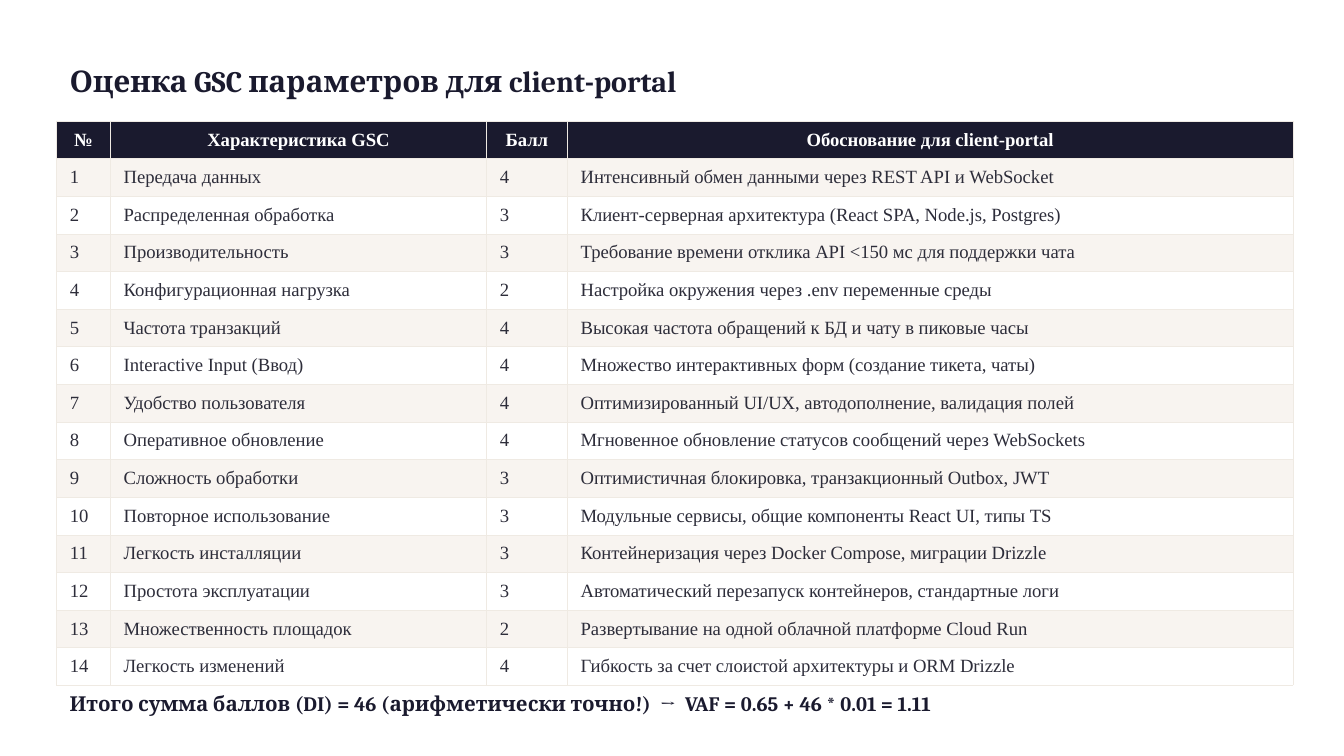
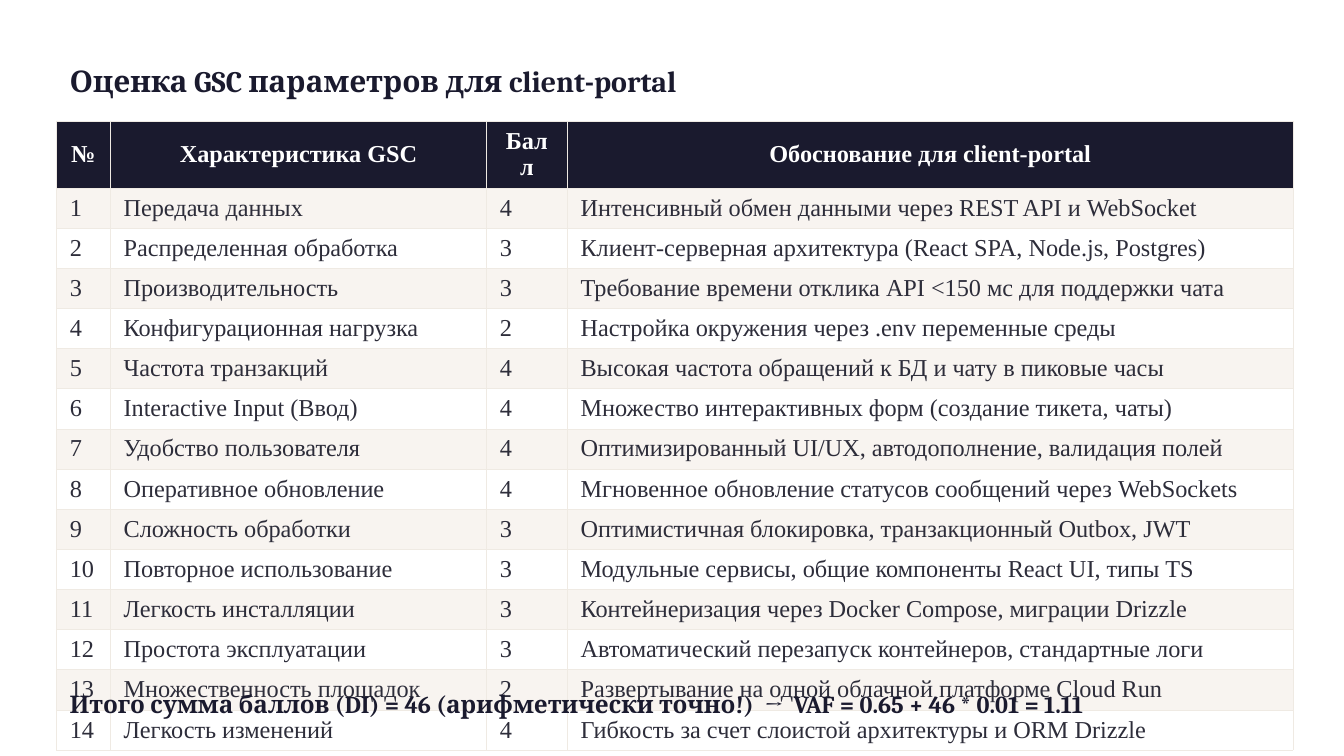
Before and after one commit to x2latte/tppo-presentation-hub--3-, a slide deck: slide 12 of presentations/output/P5_Функциональные_точки.pptx. Drawn at 1344x756 pixels with LibreOffice and Linux fonts; fonts in the diff are those of the drawing. Boxes give left, top, right and bottom in pixels: in the first picture for what was removed or moved away, otherwise in the second. Text is boxed around its words. In the diff, an @@ line names an element or a change of style, - is before the commit and + after.

```diff
--- a/presentations/output/P5_Функциональные_точки.pptx
+++ b/presentations/output/P5_Функциональные_точки.pptx
@@ table at (x1=56, y1=121, x2=1293, y2=747) @@
@@ size 10 to 13 pt @@
@@ text "Итого сумма баллов (DI) = ..." at (x1=70, y1=690, x2=1083, y2=719): size 11 to 13 pt @@
```
Also in this commit, not shown: 12 other slides changed, 1 slide added, 9 other files.
